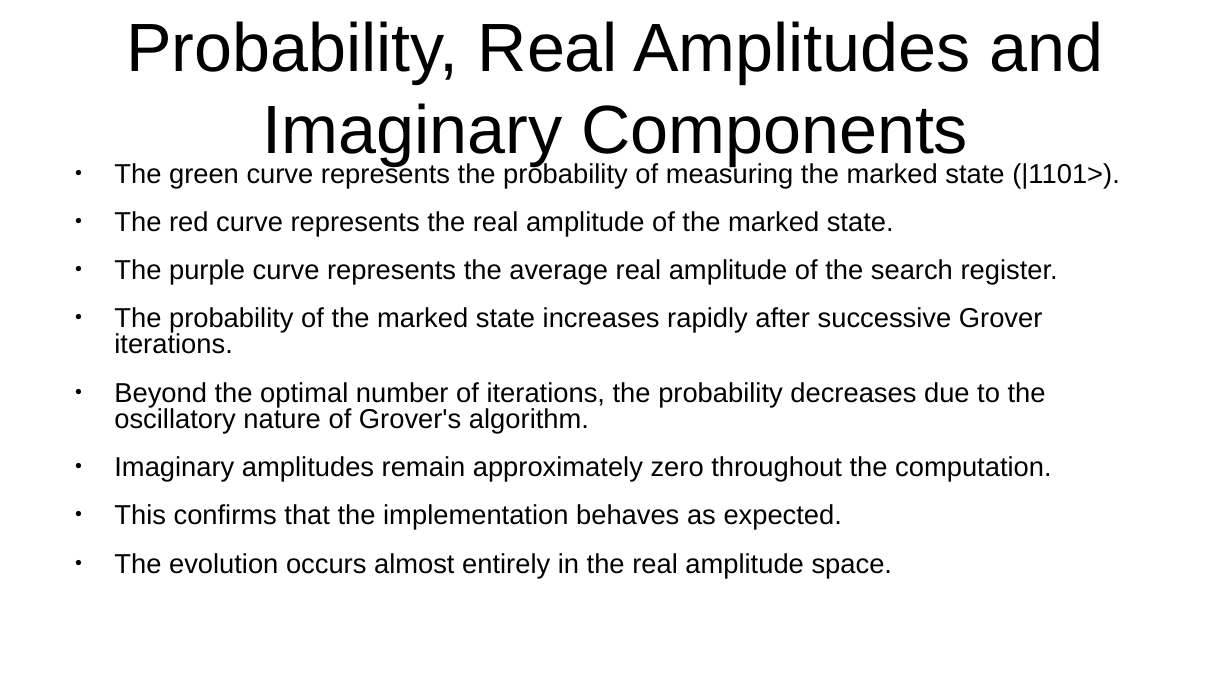
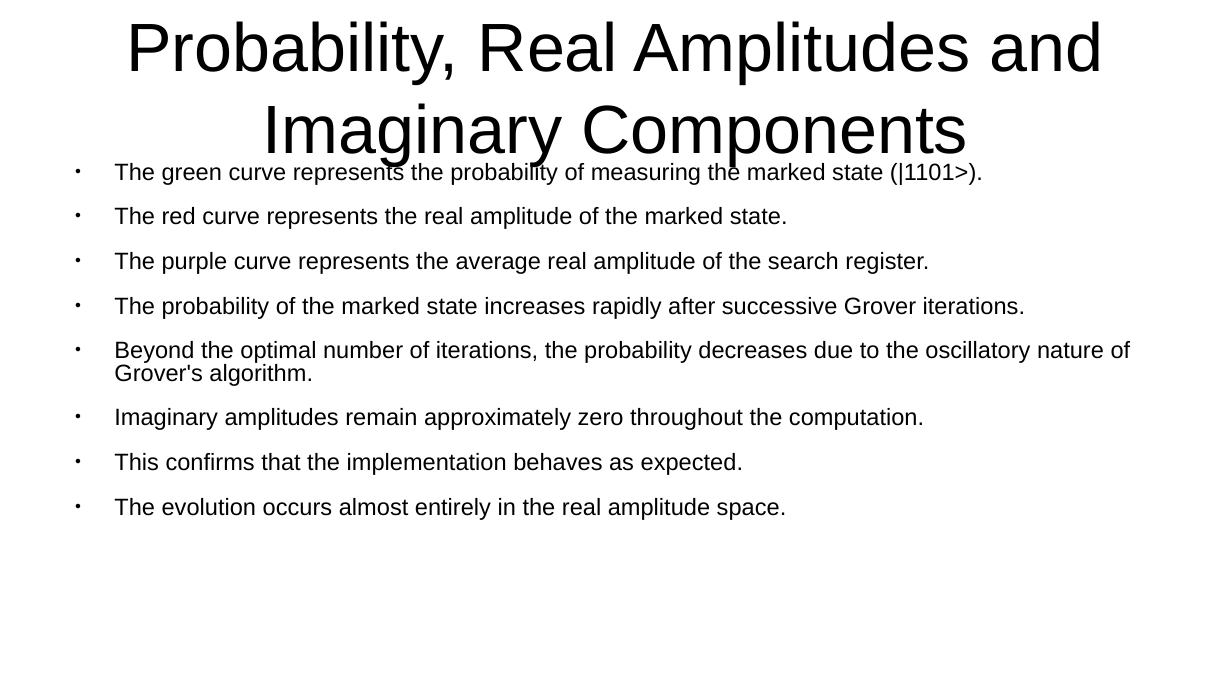
Before and after one commit to LaplaceDaemon101/grover-search, a slide deck: slide 10 of Group_No_6A.pptx. Drawn at 1232x693 pixels with LibreOffice and Linux fonts; fonts in the diff are those of the drawing. Boxes give left, top, right and bottom in pixels: in the first picture for what was removed or moved away, otherwise in the second. Text is boxed around its words. In the diff, an @@ line names an element or a change of style, - is before the commit and + after.

Commit message:
Equation formatting corrected

```diff
--- a/Group_No_6A.pptx
+++ b/Group_No_6A.pptx
@@ text "The green curve represents the ..." at (114, 161, 1131, 520): size 17.6 to 15.2 pt @@
```
Also in this commit, not shown: 9 other slides changed.
